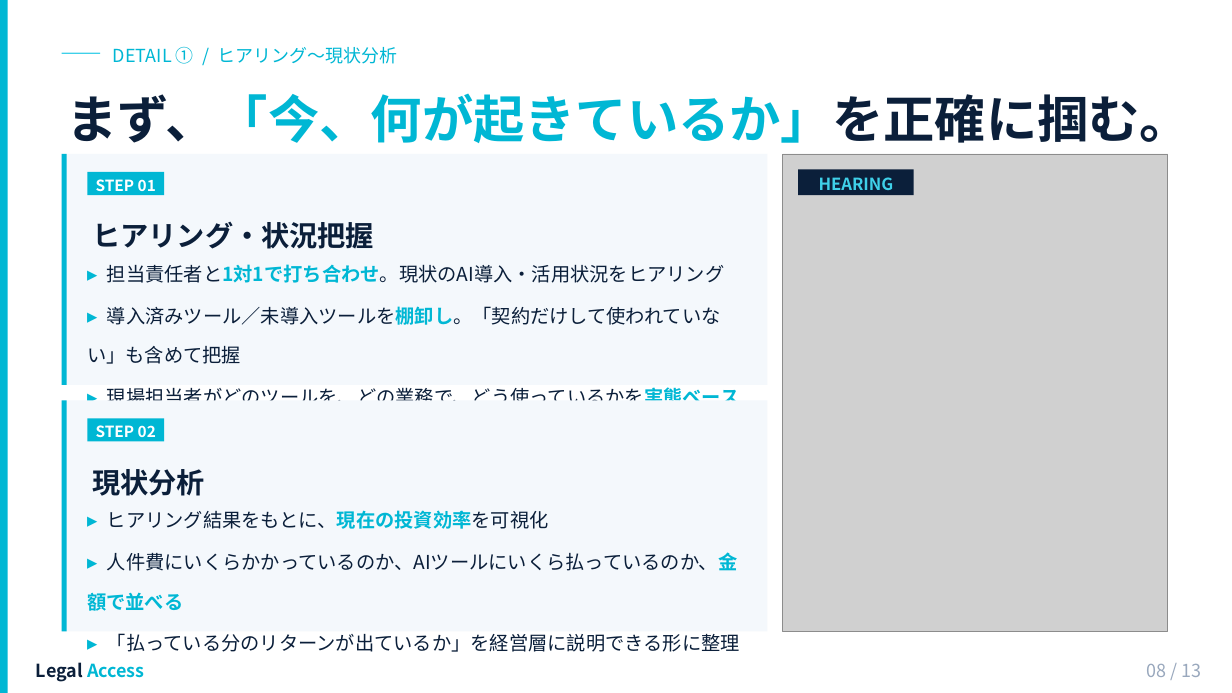
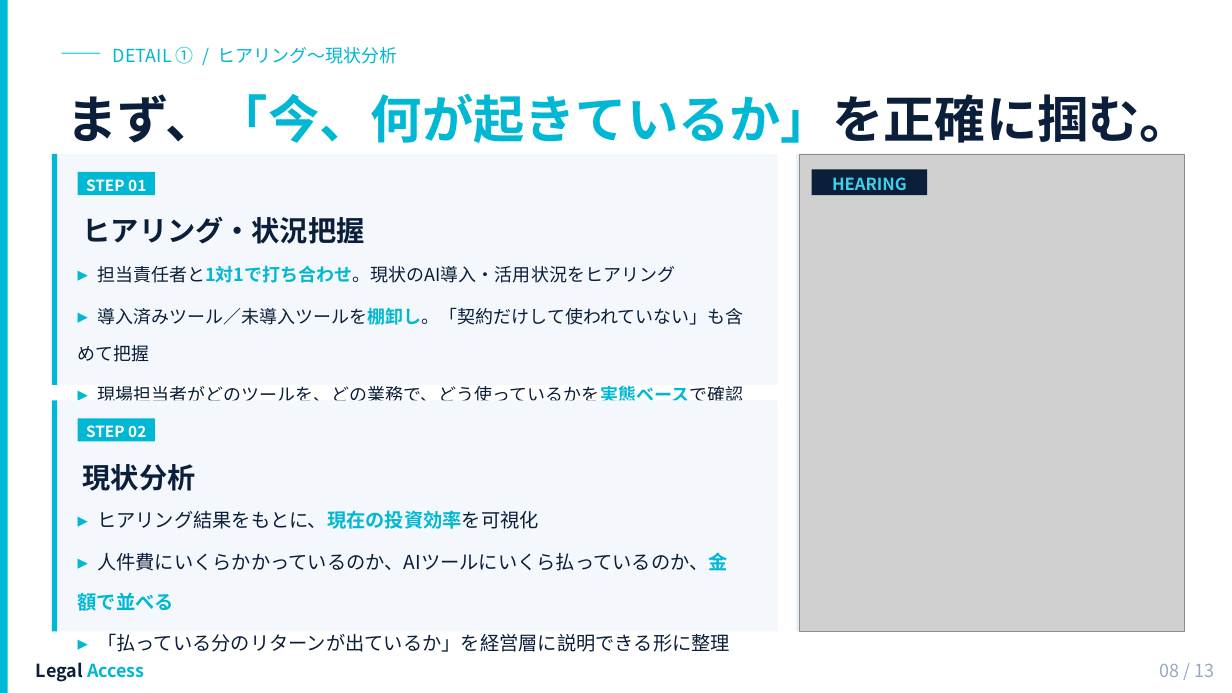
Before and after one commit to Legal-Access/marketing-slides, a slide deck: slide 8 of 44_法務生成AI導入ロードマップ策定・推進/法務生成AIスライド作成/20260517_LegalAccess_法務AIロードマップ提案.pptx. Drawn at 1232x693 pixels with LibreOffice and Linux fonts; fonts in the diff are those of the drawing; grey boxes stand for pictures. Boxes give left, top, right and bottom in pixels: in the first picture for what was removed or moved away, otherwise in the second. Text is boxed around its words. In the diff, an @@ line names an element or a change of style, - is before the commit and + after.

```diff
--- a/44_法務生成AI導入ロードマップ策定・推進/法務生成AIスライド作成/20260517_LegalAccess_法務AIロードマップ提案.pptx
+++ b/44_法務生成AI導入ロードマップ策定・推進/法務生成AIスライド作成/20260517_LegalAccess_法務AIロードマップ提案.pptx
@@ rectangle resized from (x1=62, y1=154, x2=768, y2=385) to (x1=52, y1=154, x2=777, y2=385) @@
@@ rectangle added at (x1=797, y1=154, x2=1182, y2=632), fill #E8EEF5 @@
@@ picture moved from (x1=783, y1=154, x2=1168, y2=632) to (x1=799, y1=154, x2=1185, y2=632) @@
@@ 2 texts, 1 rectangle moved together from (x1=799, y1=169, x2=1201, y2=677) to (x1=811, y1=169, x2=1215, y2=677) @@
@@ text "ヒアリング・状況把握" moved from (x1=92, y1=222, x2=374, y2=249) to (x1=83, y1=217, x2=365, y2=244) @@
@@ text "▸ 担当責任者と1対1で打ち合わせ。現状のAI導入・活用状況をヒアリング" moved from (x1=87, y1=264, x2=740, y2=450) to (x1=78, y1=265, x2=744, y2=401) @@
@@ text "▸ 担当責任者と1対1で打ち合わせ。現状のAI導入・活用状況をヒアリング" at (x1=78, y1=265, x2=744, y2=401): size 15 to 14 pt @@
@@ rectangle resized from (x1=62, y1=400, x2=768, y2=631) to (x1=52, y1=400, x2=777, y2=631) @@
@@ 4 rectangles, 3 texts moved together from (x1=62, y1=154, x2=740, y2=652) to (x1=52, y1=154, x2=730, y2=652) @@
@@ text "現状分析" moved from (x1=92, y1=469, x2=205, y2=496) to (x1=83, y1=464, x2=196, y2=491) @@
```
Also in this commit, not shown: 12 other slides changed.
